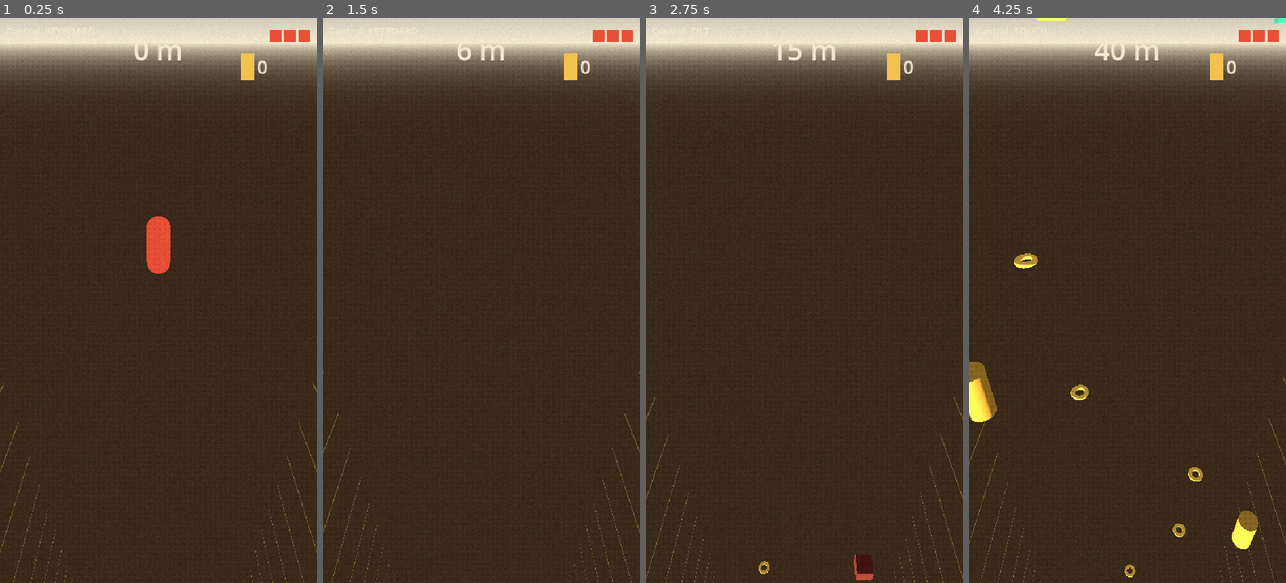
Above: before the commit, frames 1-4 (left to right).
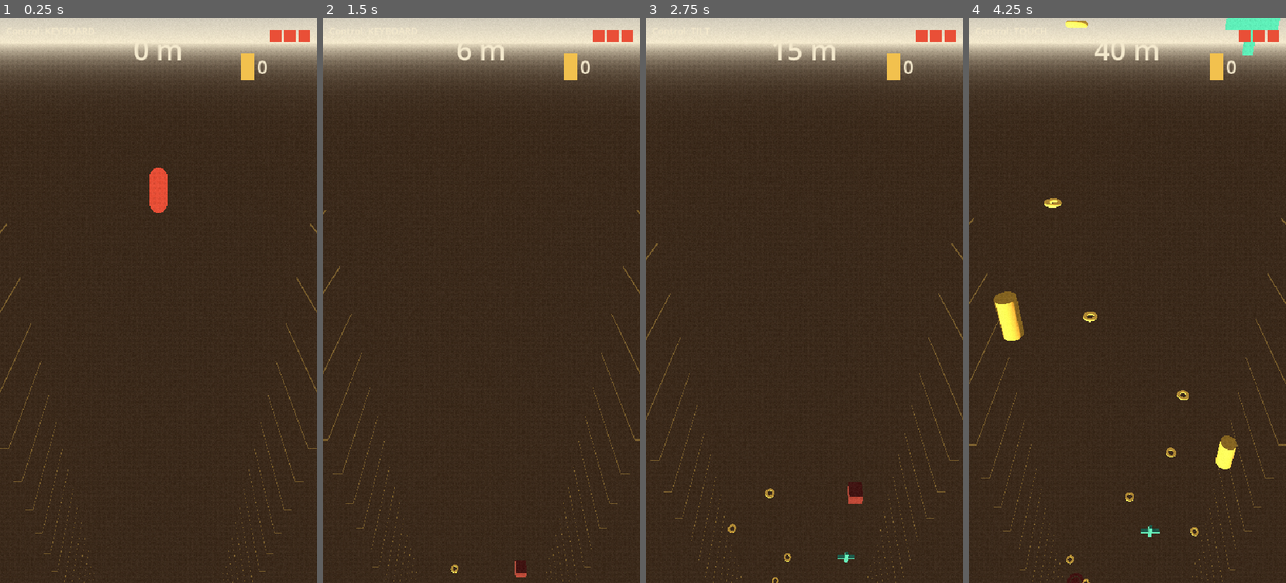
Above: after the commit, the same moments.

Repository: quvntvn/Hyperdive
Game: Godot game, scene res://scenes/game/main_game.tscn
Same seed, same stepped clock (60 frames per second), same inputs: the game is played once before the commit and once after it.
Inputs (mouse positions are in pixels of both pictures, inside the frame that each line leads up to):
- Up to frame 1 (0.25 s): no input
- Up to frame 2 (1.5 s): tap Enter at 0.5 s; move the mouse to (551, 272) at 0.52 s; hold D (move_right) 0.53-1.25 s; tap 1 at 0.6 s; click (551, 272) at 0.67 s; drag from (418, 328) to (465, 413) at 1.27 s
- Up to frame 3 (2.75 s): move the mouse to (836, 176) at 2.02 s; hold D (move_right) from 2.03 s (still down); tap 3 at 2.1 s
- Up to frame 4 (4.25 s): release D (move_right) at 2.75 s; drag from (1111, 413) to (1032, 215) at 2.77 s; move the mouse to (1222, 385) at 3.52 s; hold A (move_left) from 3.53 s (still down); tap 2 at 3.6 s

The runs differ from the first frame. In frame 1, 1.7% of the frame differs, in the area x 0-100%, y 26-100%; in frame 2, 0.6%; in frame 3, 0.9%; in frame 4, 3.9%, in the area x 0-100%, y 0-100%.

Commit message:
tune(camera): recul Z de 6 à 9 pour couvrir tout le corridor
Co-Authored-By: Claude Sonnet 4.6 <noreply@anthropic.com>

Diff:
--- a/hyperdive/scenes/game/main_game.tscn
+++ b/hyperdive/scenes/game/main_game.tscn
@@ -55,7 +55,7 @@
 coin_scene = ExtResource("CoinScene")
 
 [node name="Camera3D" type="Camera3D" parent="."]
-transform = Transform3D(1, 0, 0, 0, 0.8192, 0.5736, 0, -0.5736, 0.8192, 0, 5, 6)
+transform = Transform3D(1, 0, 0, 0, 0.8192, 0.5736, 0, -0.5736, 0.8192, 0, 5, 9)
 script = ExtResource("FollowCameraScript")
 target_path = NodePath("../Player")
 
